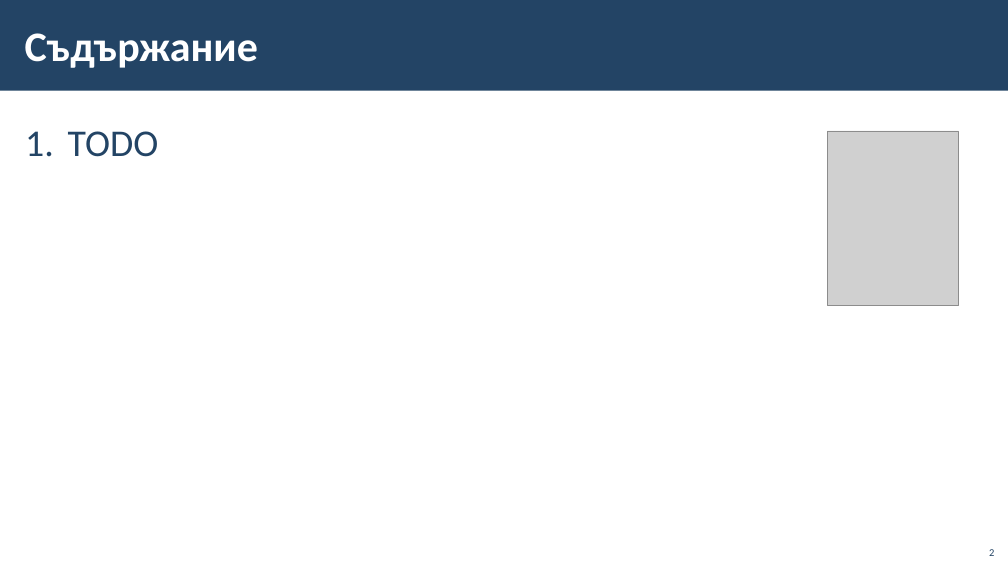
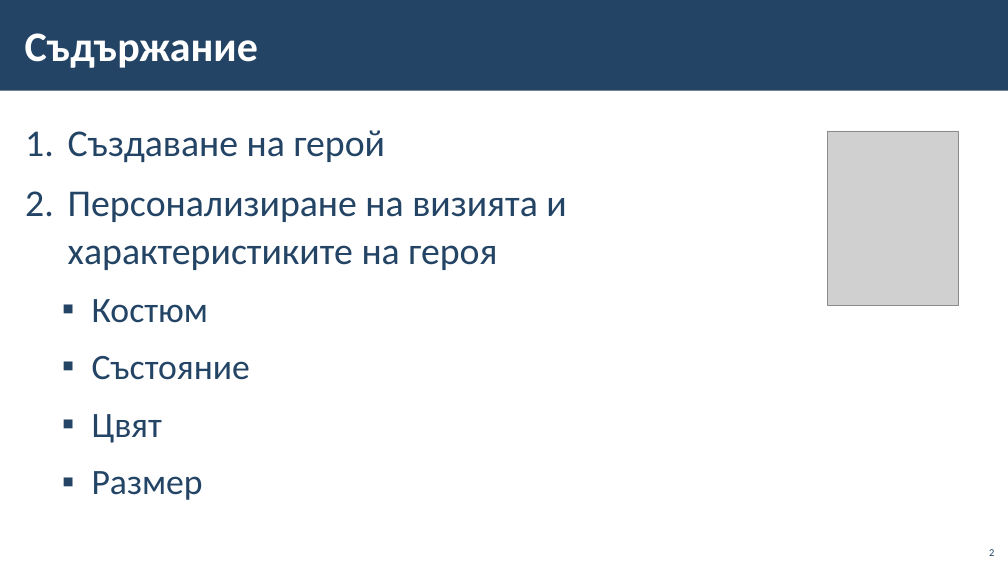
Before and after one commit to BG-IT-Edu/School-Programming, a slide deck: slide 2 of Courses/Computer-Modeling-and-IT/Computer-Modeling-and-IT-6-Class/32-Creating-and-Modifying-a-Character/32-Creating-and-Modifying-a-Character.pptx. Drawn at 1008x567 pixels with LibreOffice and Linux fonts; fonts in the diff are those of the drawing; grey boxes stand for pictures; background and template pictures are left out. Boxes give left, top, right and bottom in pixels: in the first picture for what was removed or moved away, otherwise in the second. Text is boxed around its words. In the diff, an @@ line names an element or a change of style, - is before the commit and + after.

```diff
--- a/Courses/Computer-Modeling-and-IT/Computer-Modeling-and-IT-6-Class/32-Creating-and-Modifying-a-Character/32-Creating-and-Modifying-a-Character.pptx
+++ b/Courses/Computer-Modeling-and-IT/Computer-Modeling-and-IT-6-Class/32-Creating-and-Modifying-a-Character/32-Creating-and-Modifying-a-Character.pptx
@@ text at (x1=68, y1=130, x2=566, y2=500): text changed @@
-1. TODO
+1. Създаване на герой
+2. Персонализиране на визията и характеристиките на героя
+  ▪ Костюм
+  ▪ Състояние
+  ▪ Цвят
+  ▪ Размер
```
Also in this commit, not shown: 1 other slide changed, 9 slides added, 3 other files.
